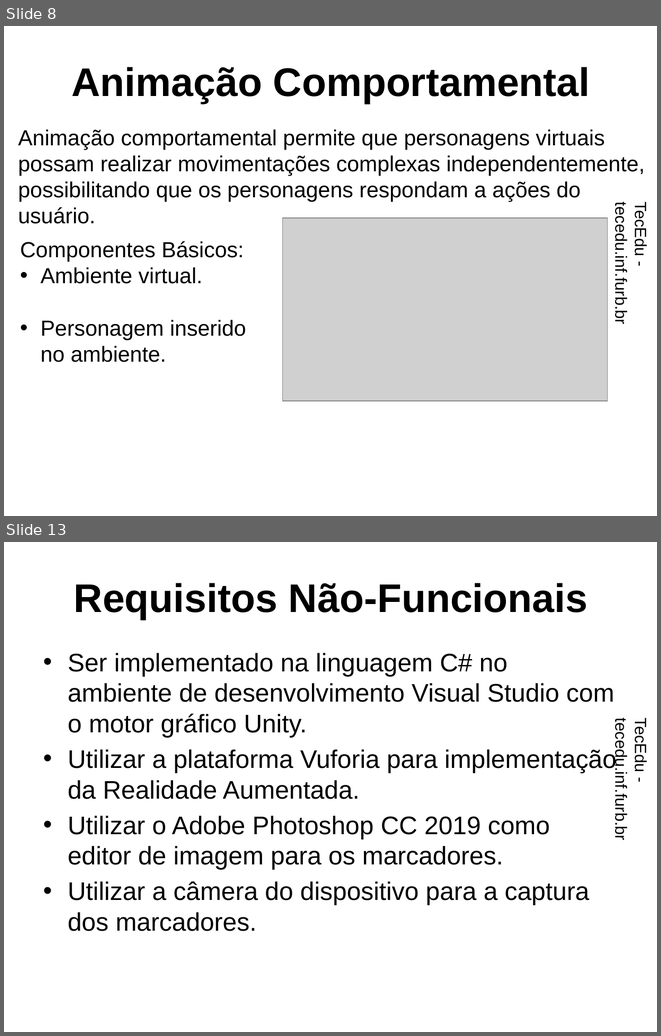
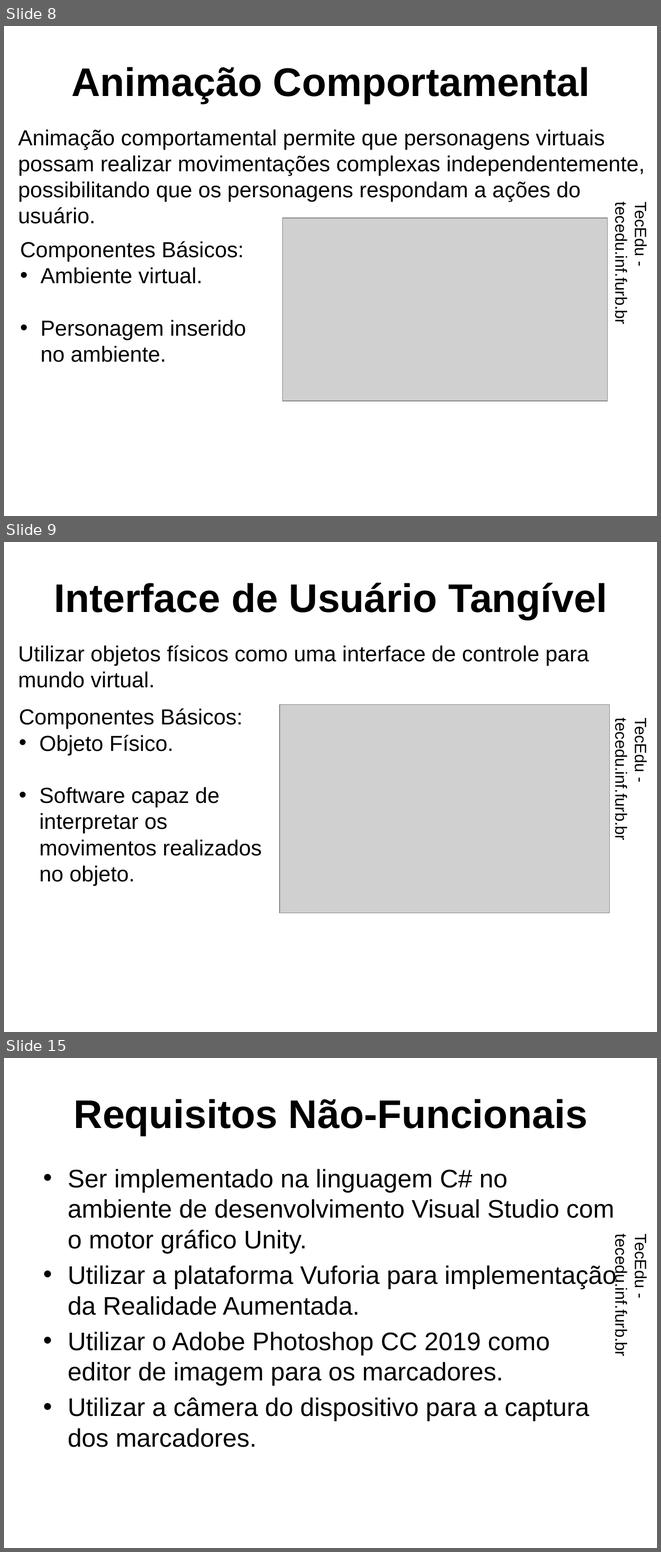
Before and after one commit to dalton-reis/tcc_RodrigoWernkePereira, a slide deck: Apresentação/EcosAR.pptx. Shown one above the other, each under a label of ours: slides 8 and 13 before the commit, slides 8, 9 and 15 after it; the slides between them are not shown. The pictures are 661x1036 and 661x1552 pixels, drawn with LibreOffice and Linux fonts; fonts in the diff are those of the drawing; grey boxes stand for pictures; background and template pictures are left out. Boxes give left, top, right and bottom in pixels: in the first picture for what was removed or moved away, otherwise in the second. Text is boxed around its words. In the diff, an @@ line names an element or a change of style, - is before the commit and + after.

```diff
--- a/Apresentação/EcosAR.pptx
+++ b/Apresentação/EcosAR.pptx
@@ slide 9 added at [4,542,657,1032], background picture (left out); not listed: 1 template element that a slide beside it also shows @@
@@ title added at [54,582,608,619], 44 pt, text #000000, bold @@
+Interface de Usuário Tangível
@@ text added at [18,645,589,688], 24 pt, text #000000 @@
+Utilizar objetos físicos como uma interface de controle para mundo virtual.
@@ picture added at [280,705,609,913] @@
@@ text added at [40,787,262,885], 24 pt, text #000000 @@
+Componentes Básicos:
+• Objeto Físico.
+• Software capaz de interpretar os movimentos realizados no objeto.
@@ what was slide 13 is now slide 15 @@
```
Also in this commit, not shown: 6 slides changed, 1 other slide added, 2 other files.
